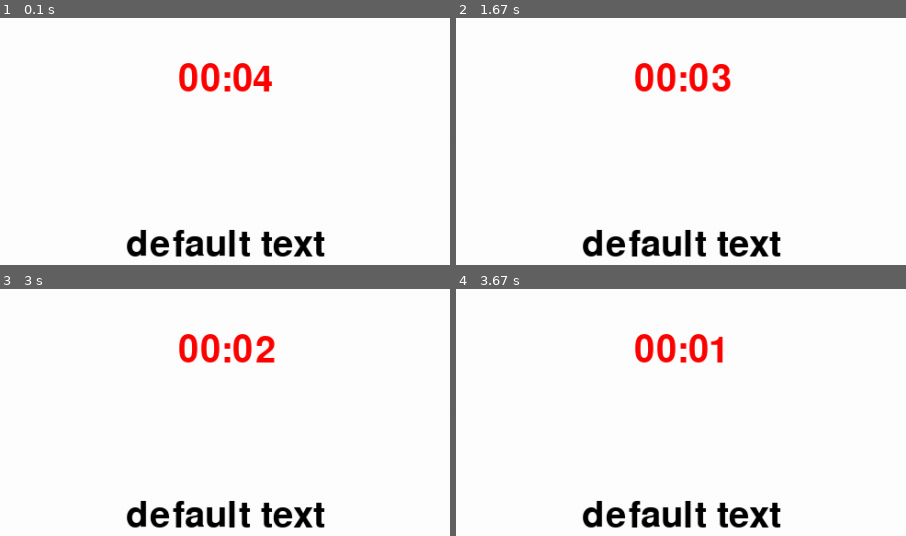
Above: before the commit, frames 1-4 (two rows, left to right).
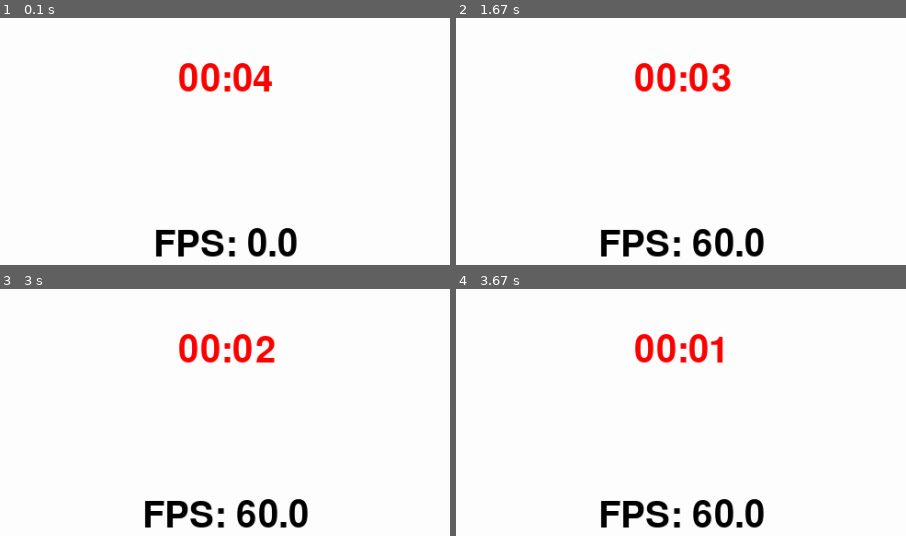
Above: after the commit, the same moments.

Repository: SenestroStefano/Tools_pygame
Game: pygame game, started from test.py
The game is run twice, just before and just after one commit, with the same random seed, the same clock (stepped at 60 frames per second) and the same inputs.
Inputs:
- Up to frame 1 (0.1 s): no input
- Up to frame 2 (1.67 s): no input
- Up to frame 3 (3 s): no input
- Up to frame 4 (3.67 s): no input
The pictures show only the part of the screen within x 25-75%, y 4-54%; the shares and areas given below are measured in that part.

The runs differ from the first frame. In frame 1, 3.1% of the frame differs, in the area x 28-73%, y 85-97%; in frame 2, 3.2%; in frame 3, 3.2%; in frame 4, 3.2%.

Commit message:
Dialogue finally fixed

Diff:
--- a/GameEngine.py
+++ b/GameEngine.py
@@ -172,9 +172,12 @@
             return True
         return False
 
-    def setScreen(self, resolution):
+    def setScreen(self, resolution, fullscreen = False):
         import pygame
-        self.__game_window = pygame.display.set_mode(resolution)
+        if fullscreen:
+            self.__game_window = pygame.display.set_mode(resolution, pygame.FULLSCREEN)
+        else:
+            self.__game_window = pygame.display.set_mode(resolution)
 
     def getScreen(self):
         return self.__game_window
@@ -182,14 +185,16 @@
     def setScreenResolution(self, pygame_display_screen_mode: tuple):
         var = pygame_display_screen_mode
 
+        a = False
         if pygame_display_screen_mode >= self.__dfWH:
             var = self.__dfWH
             old_screen_res = (pygame_display_screen_mode[0] / self.getScreenMolt() + pygame_display_screen_mode[1] / self.getScreenMolt()) / 2
             screen_res = (self.__dfWH[0] / old_screen_res + self.__dfWH[1] / old_screen_res)//2
             self.setScreenMolt(screen_res)
+            a = True
 
         self.__window_resolution = var
-        self.setScreen(self.__window_resolution)
+        self.setScreen(self.__window_resolution, a)
 
     def getScreenResolution(self):
         return self.__window_resolution
@@ -824,7 +829,7 @@
 
 
 """
-    def __init__(self, background: tuple = (180, 192, 212), pos: tuple = None, wh: tuple = None, vel_text: int = 3, show_flashing = True, size_char = 14, default_text = "This is an example of Dialogue", text_color = "White", colorshadow = No …(97 unchanged characters)…
+    def __init__(self, background: tuple = (180, 192, 212), pos: tuple = None, wh: tuple = None, vel_text: int = 3, show_flashing = True, size_char = 12, default_text = "This is an example of Dialogue", wordsperline = None, charmax = 256, text_color = "White", colorshadow = No …(97 unchanged characters)…
         import pygame
         """
 
@@ -856,20 +861,22 @@
         self.__incr = vel_text / GE.getDelta_time()
         self.__def_incr = self.__incr
         self.__delay = 0
-        self.__charmin = 20
-        self.__charlimit = 0
-        self.__charmax = 144
+        self.__sizechar = size_char if size_char > 0 else 12
+        self.__defsizechar = 12
+        self.__wordlimit = wordsperline
+        if wordsperline == None or wordsperline < 2: self.__wordlimit = (8 * 2) - int((8 * size_char) / self.__defsizechar)
+        self.__charmax = charmax
         self.__update_funct = updateFunction
         self.__escape_funct = escapeFunction
         self.__finished = False
         self.__flag = False
-        self.__sizechar = size_char
         self.__show_flashing = show_flashing
         self.__flag_flash = False
         self.__shadows = (colorshadow, shadowdistance)
         self.__debug = debug
-        self.__distancex, self.__distancey = 25 * GE.getScreenMolt(), 5 * GE.getScreenMolt()
+        self.__distancex, self.__distancey = 18 * GE.getScreenMolt(), 5 * GE.getScreenMolt()
         self.__do = Do()
+        self.__do2 = Do()
         self.__flip_flop = Flip_Flop()
 
         if type(self.__background) == str: self.__background = hex2rgb(self.__background)
@@ -982,44 +989,72 @@
         pass
 
     def __PrintTX(self):
-
-        val = 7
-        nword = len(self.__text.split(" "))
-        self.__charmin = int((len(self.__text)/nword) - ((len(self.__text)/nword)/val))
-
-        self.__charlimit = (self.__charmin + self.__charmin*val)
-
-        for i in range(nword):
-            lim = self.__charlimit
-
-            text_passed = self.__descr
-            if val > 1:
-                if i > 0 and i < val - 1:
-                    text_passed = self.__descr[(lim*i):(((lim)*(i+1)))]
-                elif not i and i < val - 1:
-                    text_passed = self.__descr[(lim*i):(((lim)*(i+1)))]
-                else:
-                    text_passed = self.__descr[(lim*i):((lim*(i+1)))]
-
-
-
-            space_line = ((140 / val) + (self.__sizechar / val)) * GE.getScreenMolt()
-            PrintLine(
-
-                    defaultText=text_passed,
-                    pos = (self.__pos[0] + self.__ot*2 + self.__distancex*4, self.__pos[1] + self.__ot*2 + space_line * i + self.__distancey*2),
+        import time
+
+        words = self.__text.split(" ")
+        nword = len(words)
+
+        nlines = (nword // self.__wordlimit) + 1
+
+
+        wordsperline = []
+        for j in range(len(words)):
+            wordsperline.append(" ".join(words[self.__wordlimit*j:self.__wordlimit*(j+1)]))
+
+        a = []
+        b = []
+
+        for i in range(nlines):
+
+            limS = len(wordsperline[i-1])
+            limD = len(wordsperline[i])
+
+
+            a.append(limS)
+            b.append(limD)
+
+            if i == 0:
+                text_passed = self.__descr[ a[i] : b[i] ]
+            else:
+                text_passed = self.__descr[ sum(a[0:i+1]) : sum(b[0:i+1]) ]
+
+            if len(text_passed) > 0:
+                resto = 0
+
+                for j in range(len(text_passed)):
+                    if text_passed[j] == " " and i != 0:
+                        resto = j + 1
+                        break
+
+                text_passed = self.__descr[ sum(a[0:i+1])+resto : sum(b[0:i+1])+resto ]
+
+            space_line = (7 + self.__sizechar) * GE.getScreenMolt()
+
+            line = PrintLine(
+
+                    pos = (self.__pos[0] + self.__ot*2 + self.__distancex*4, self.__pos[1] + self.__ot*2 + (space_line * i) + self.__distancey*2),
+
                     alignment = "start", size = self.__sizechar,
+
                     color=self.__text_color,
-                    colorshadow=self.__shadows[0],
-                    shadowdistance=self.__shadows[1],
-                    showborder=self.__debug,
-                    showpoints=self.__debug,
-                    showcoords=self.__debug
-
-                ).Print()
-
-            if len(text_passed) == len(self.__text):
-                self.__flag = True
+
+                    colorshadow=self.__shadows[0], shadowdistance=self.__shadows[1],
+
+                    showborder=self.__debug, showpoints=self.__debug, showcoords=self.__debug
+
+                )
+
+
+            if line.getPos()[1] < self.__pos[1] + self.__wh[1] - self.__ot*3 and line.getPos()[0] < self.__pos[0] + self.__wh[0]:
+                line.Print(text_passed)
+            else:
+                import traceback
+                (filename,line_number,function_name,text)=traceback.extract_stack()[-2]
+                def_name = text[:text.find('=')].strip()
+                self.__do2.Once(lambda: print(colored(("Yellow"),"\nDialogue() --> Note: ( size = "+str(self.__sizechar)+" | wordsline = "+str(self.__wordlimit)+" ) it is too exaggerated to allow the render of the complete sentence!\n")))
+
+        if len(text_passed) == len(self.__text):
+            self.__flag = True
 
 class InputKeys():
     """
@@ -1075,7 +1110,7 @@
             import traceback
             (filename,line_number,function_name,text)=traceback.extract_stack()[-2]
             def_name = text[:text.find('=')].strip()
-            self.__do.Once(lambda: print(colored(("#faf676"),"\nline "+str(line_number)+" | "+str(def_name)+".Check("+name+") --> Note: name \""+name+"\" has not been registered!")))
+            self.__do.Once(lambda: print(colored(("#faf676"),"\nline "+str(line_number)+" | "+str(def_name)+".Check("+name+") --> Note: name \""+name+"\" has not been registered!\n")))
             (self.__NotfoundValues.append(name.lower()) ) if name.lower() not in self.__NotfoundValues else 0
 
     def Remove(self, name: str):
--- a/test.py
+++ b/test.py
@@ -28,7 +28,7 @@
 
     showComands = True
 
-    dialogo = ge.Dialogue(updateFunction=render, background="#f6412e", colorshadow="Black", shadowdistance=4, size_char=14, escapeFunction=exit)
+    dialogo = ge.Dialogue(updateFunction=render, pos=(0, 0), wh=(490, 270), debug=False, background="#5d6cda", colorshadow="Black", shadowdistance=6, size_char=18, escapeFunction=exit)
     timer = ge.Timer(time = (0, 5), molt_sec = 1, myfunction=lambda: print("Vengo richiamato una volta sola"), color = "Red", reversed=True, removeEvents=True)
     testo = ge.PrintLine(size=20, color="Black")
 
@@ -40,8 +40,8 @@
 
     mykeys.Add("Dialogo stampa", ["a", "b", "c"])
     mykeys.Add("Esci", ["escape"])
-    mykeys.Add("Aumenta Molt", ["o"])
-    mykeys.Add("Diminuisci Molt", ["p"])
+    mykeys.Add("Aumenta Molt", ["+"])
+    mykeys.Add("Diminuisci Molt", ["-"])
 
 
 def render():
@@ -49,7 +49,7 @@
     DEF.getScreen().fill((255, 255, 255))
     timer.Start()
     timer.Show()
-    testo.Print()
+    testo.Print("FPS: "+str(DEF.getActualFps(2)))
 
 def pre_conditions():
     timer.AddEvent((9, 55), lambda: dialogo.Print("Evento richiamato"))
@@ -79,7 +79,7 @@
                 mainloop = not mainloop
 
             if mykeys.Check("Dialogo stampa", key):
-                dialogo.Print("Lorem ipsum dolor sit amet, consectetur adipiscing elit. Morbi urna dolor, porta vitae fermentum malesuada, suscipit nec massa.")
+                dialogo.Print("Lorem ipsum dolor sit amet, consectetur adipiscing elit. Morbi urna dolor, porta vitae fermentum malesuada, suscipit nec massa. Pellentesque consequat quam quis mattis aliquet. Nulla id aliquet ante, a gravida nisl. Nulla facilisi.")
 
             if mykeys.Check("Aumenta Molt", key, True):
                 DEF.setMultipliers(screen_multiplier=DEF.getScreenMolt()+1, delta_time=DEF.getDelta_time()-1, defaultfunctionReload = inizializza)
